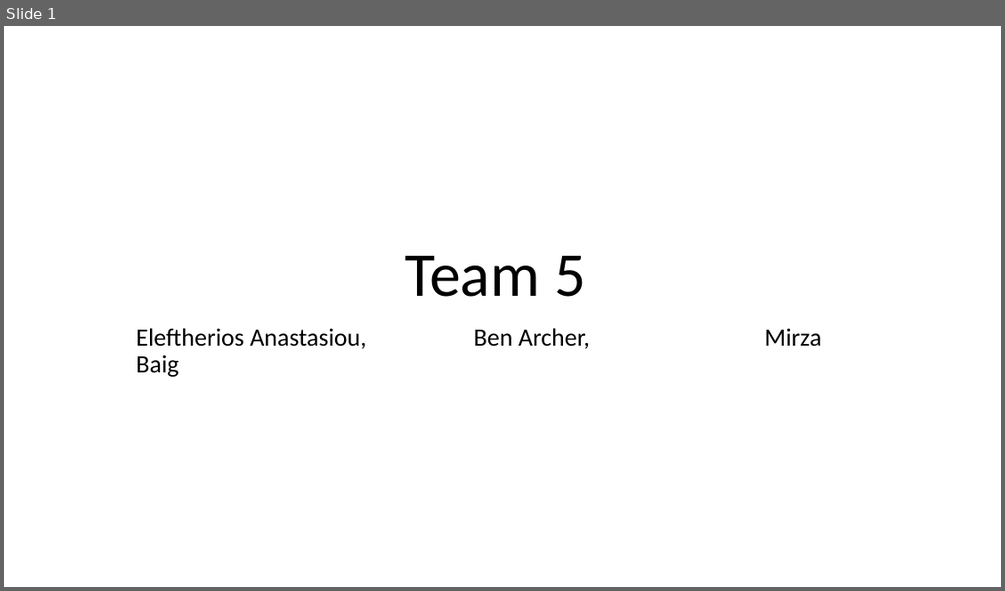
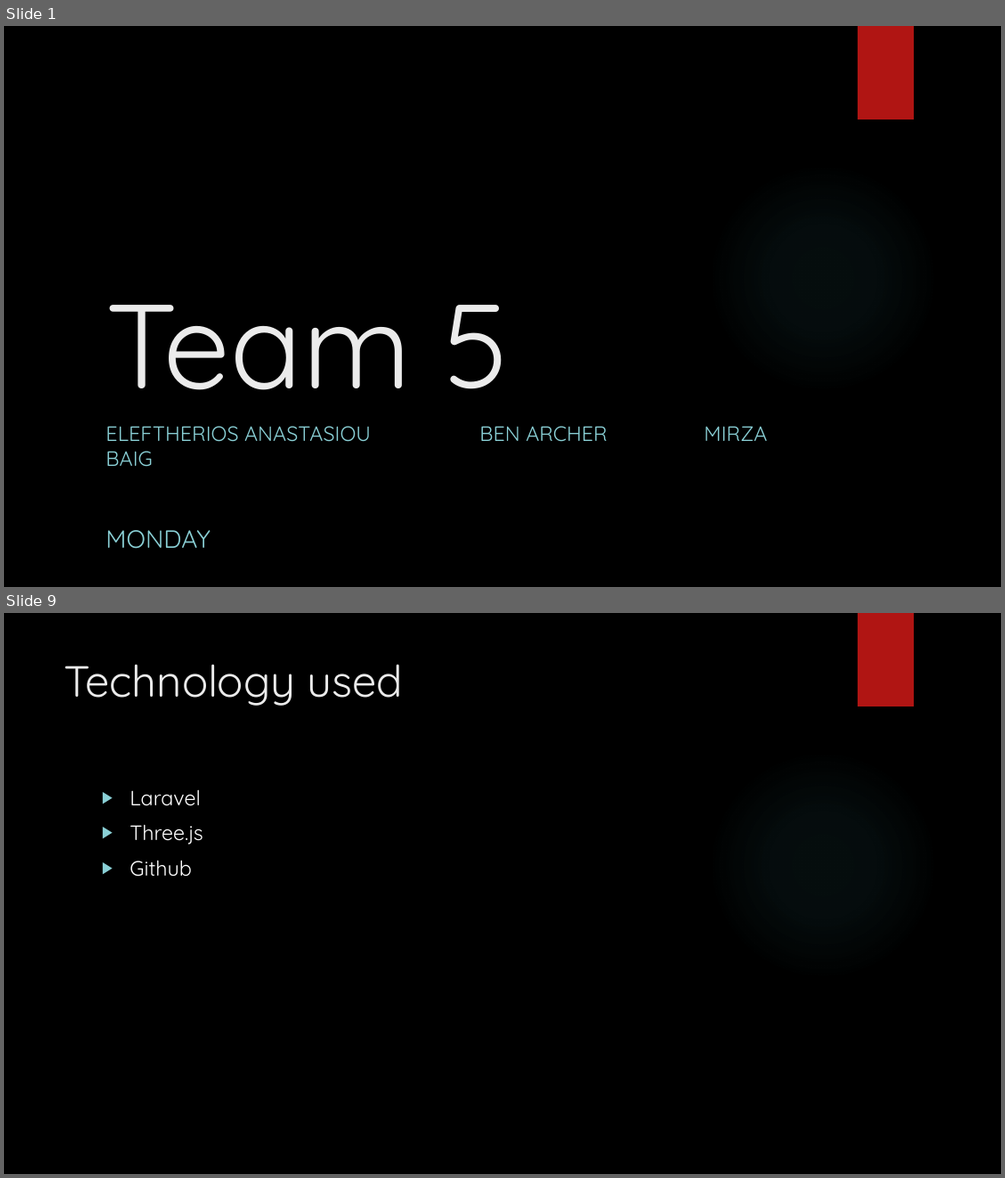
Before and after one commit to Archer-Ben/IndustryProject, a slide deck: Team 5 team project.pptx. Shown one above the other, each under a label of ours: slide 1 before the commit, slides 1 and 9 after it; the slides between them are not shown. The pictures are 1005x591 and 1005x1178 pixels, drawn with LibreOffice and Linux fonts; fonts in the diff are those of the drawing; background and template pictures are left out. Boxes give left, top, right and bottom in pixels: in the first picture for what was removed or moved away, otherwise in the second. Text is boxed around its words. In the diff, an @@ line names an element or a change of style, - is before the commit and + after.

```diff
--- a/Team 5 team project.pptx
+++ b/Team 5 team project.pptx
@@ slide 9 added at <box>4,613,1001,1174</box>, background picture (left out); not listed: 2 template elements that a slide beside it also shows @@
@@ title added at <box>65,664,404,706</box>, 42 pt, text #EBEBEB @@
+Technology used
@@ text added at <box>129,790,203,876</box>, 20 pt, text #FFFFFF @@
+▶ Laravel
+▶ Three.js
+▶ Github
@@ slide 1 changed as well @@
@@ background #FFFFFF to picture (left out) @@
@@ rectangle added at <box>858,26,914,119</box>, fill #B01513 @@
@@ title "Team 5": place and size @@
-title "Team 5" at <box>404,256,585,297</box>
+title "Team 5" at <box>105,305,510,390</box>
@@ title "Team 5" at <box>105,305,510,390</box>: size 60 to 115 pt, font Calibri to Quicksand, text colour #000000 to #EBEBEB; alignment centre to left; line spacing 0.9 to 1 @@
@@ ellipse added at <box>708,163,938,394</box>, fill gradient #50B9C1 @@
@@ subtitle at <box>105,426,767,442</box>: text changed; size 24 to 20 pt; font Calibri to Quicksand; text colour #000000 to #8AD0D6 @@
-Eleftherios Anastasiou, Ben Archer, Mirza Baig
+ELEFTHERIOS ANASTASIOU BEN ARCHER MIRZA BAIG
+MONDAY
```
Also in this commit, not shown: 9 other slides added.
